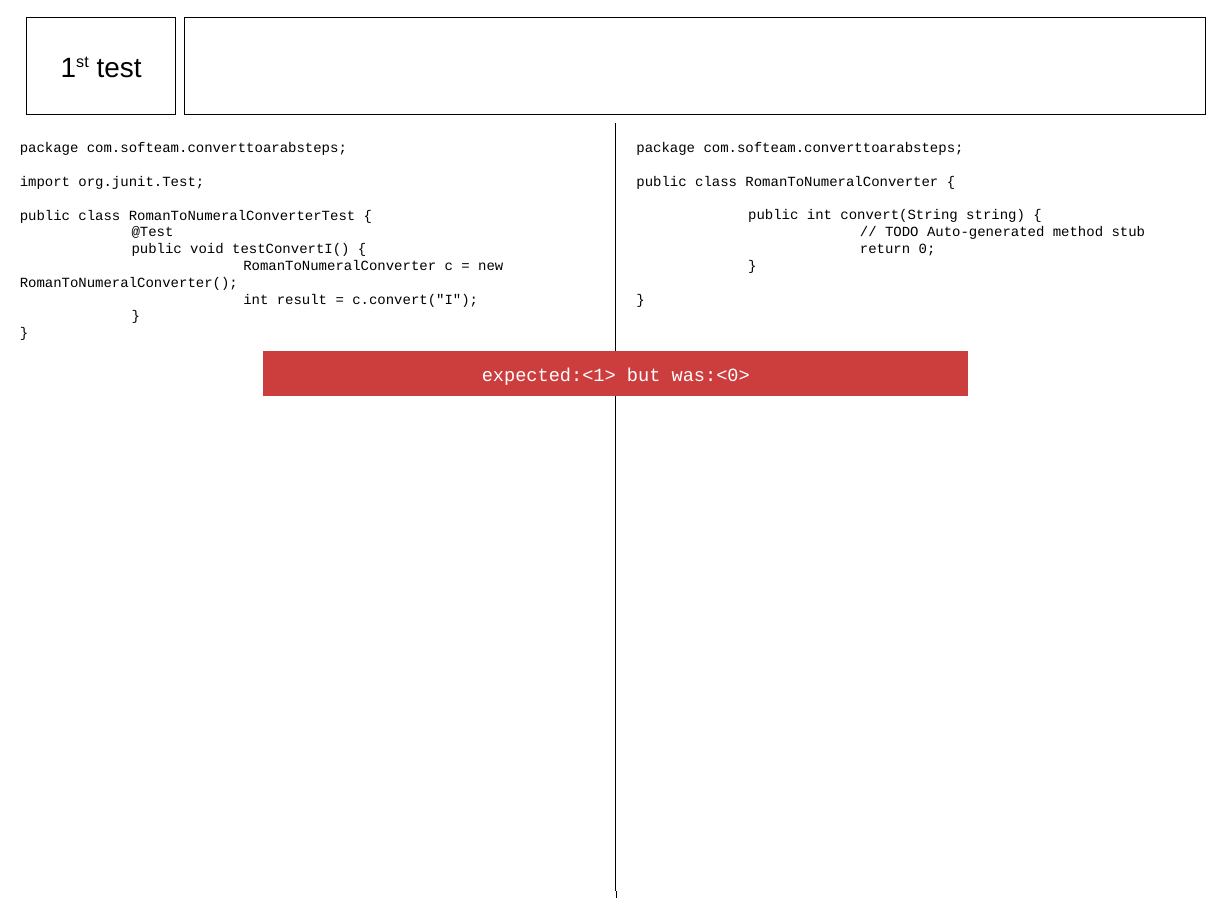
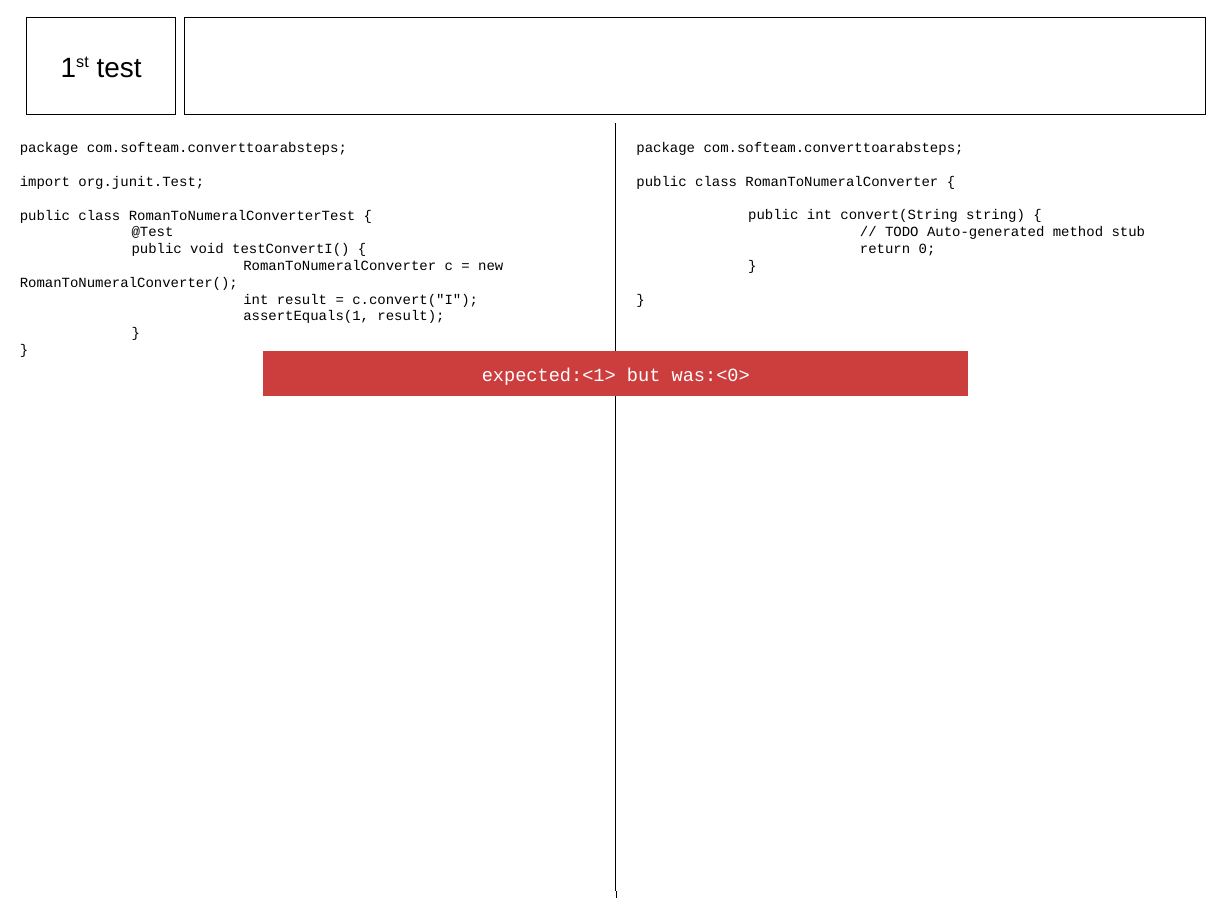
Before and after one commit to Ardemius/TDD-Softeam, a slide deck: slide 9 of TDD step by step - Roman to arabic converter.odp (slide 8 before the commit). Drawn at 1232x924 pixels with LibreOffice and Linux fonts; fonts in the diff are those of the drawing. Boxes give left, top, right and bottom in pixels: in the first picture for what was removed or moved away, otherwise in the second. Text is boxed around its words. In the diff, an @@ line names an element or a change of style, - is before the commit and + after.

```diff
--- a/TDD step by step - Roman to arabic converter.odp
+++ b/TDD step by step - Roman to arabic converter.odp
@@ text at bbox=[243, 310, 444, 323]: paragraph added @@
+assertEquals(1, result);
```
Also in this commit, not shown: 2 other slides changed, 1 slide added.
